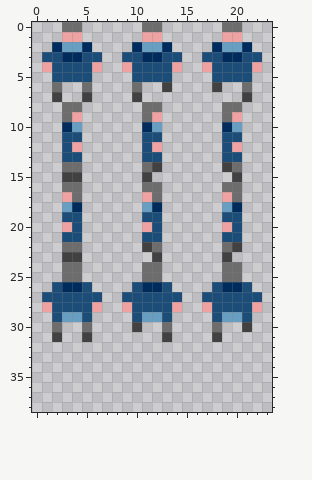
Edited in one commit: pixel-art sprite (media/playercold.png). This is how it looked before the edit.
The file is 64x64 pixels. Shown: x 0..23, y 0..38.
The same view after the edit:
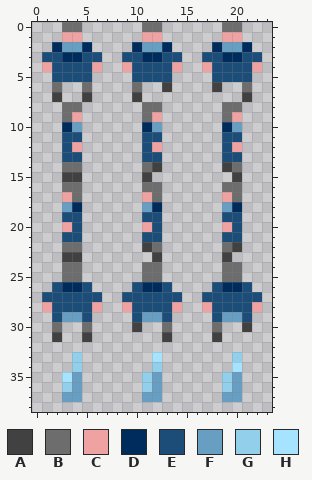
Palette (. is transparent): A #414141  B #6d6d6d  C #efa2a2  D #002c5d  E #1c4d79  F #699ec3  G #92cfeb  H #a6e3ff
The exact change:
@@ x 0..23 @@
 32 ........................
-33 ........................
-34 ........................
-35 ........................
-36 ........................
-37 ........................
+33 ....G.......H.......G...
+34 ....G.......G.......H...
+35 ...HF......GF......GF...
+36 ...GF......GF......GF...
+37 ...FF......FF......FF...
 38 ........................
Boxes around the changes in both pictures, in picture pixels (x1, y1, x2, y2):
added: (62, 352, 82, 402)
added: (142, 352, 162, 402)
added: (222, 352, 242, 402)
